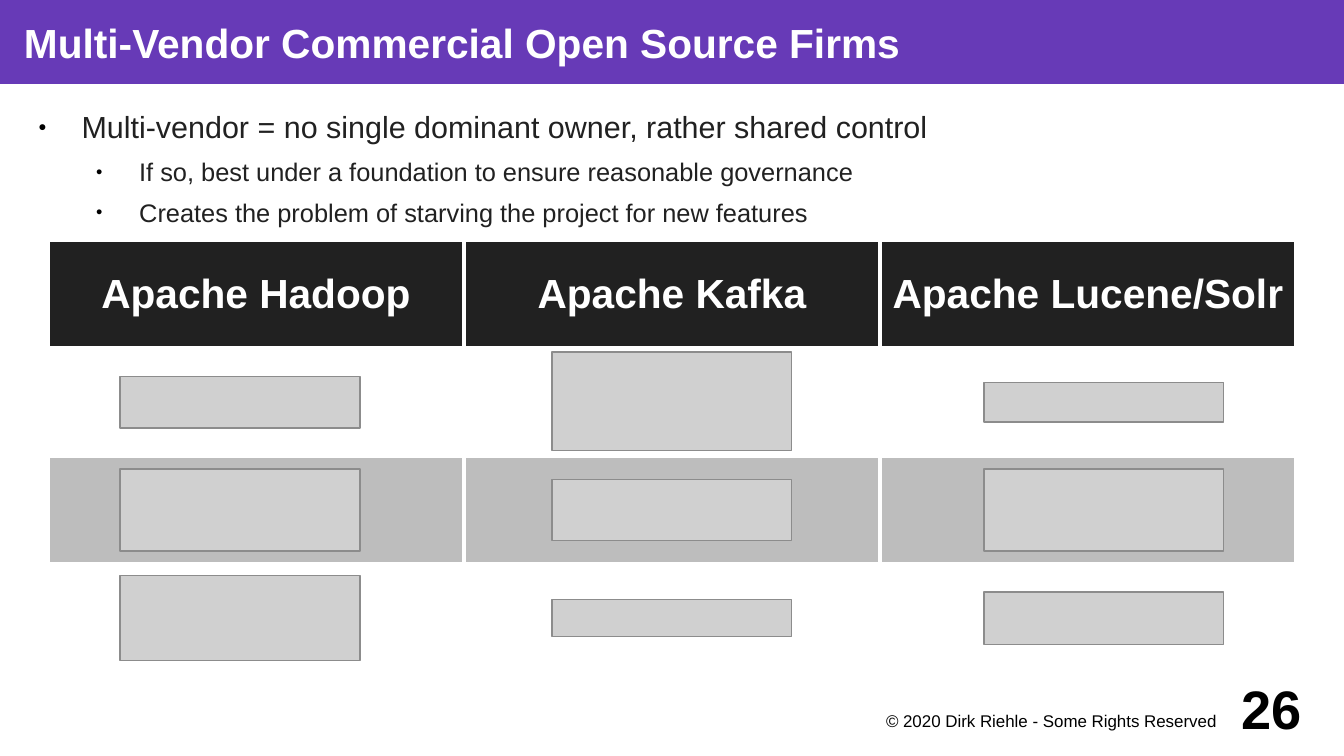
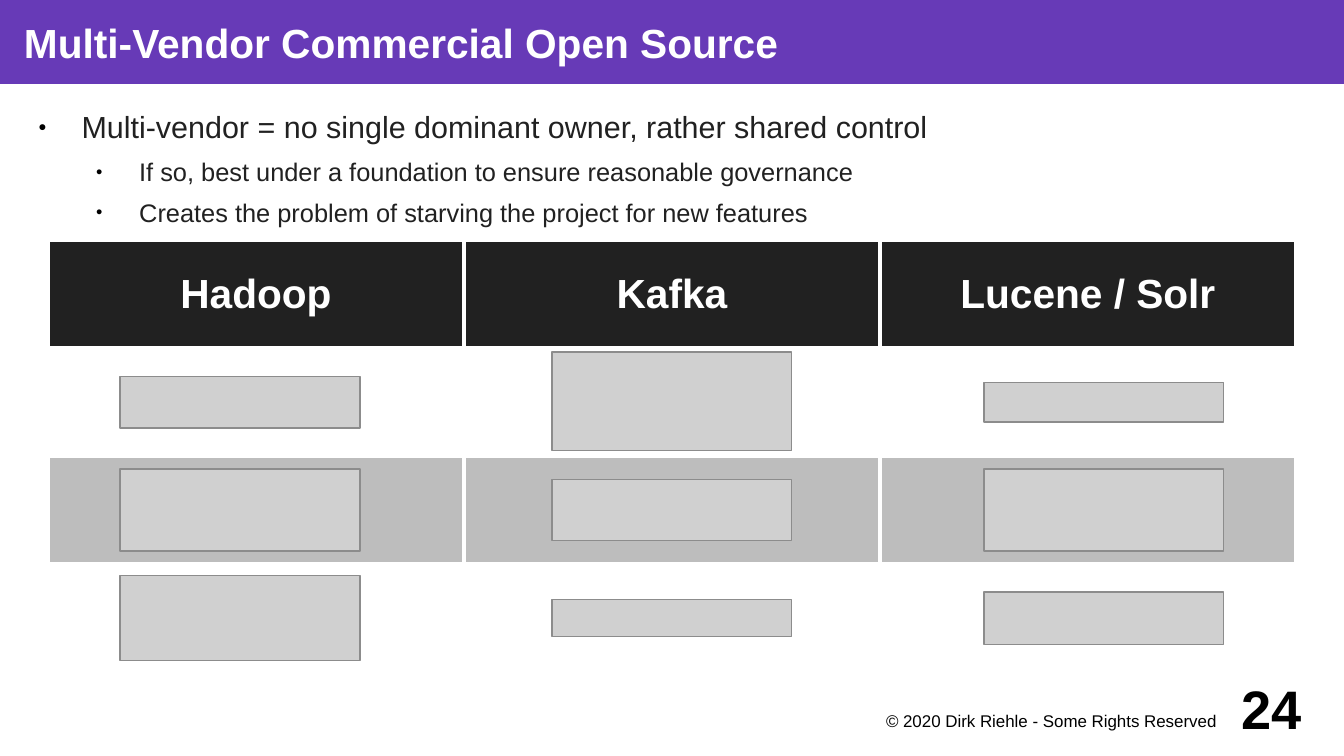
Before and after one commit to dirkriehle/coss-course, a slide deck: slide 24 of Lecture slides/COSS C03 - Commercial Open Source.odp (slide 26 before the commit). Drawn at 1344x756 pixels with LibreOffice and Linux fonts; fonts in the diff are those of the drawing; grey boxes stand for pictures. Boxes give left, top, right and bottom in pixels: in the first picture for what was removed or moved away, otherwise in the second. Text is boxed around its words. In the diff, an @@ line names an element or a change of style, - is before the commit and + after.

Commit message:
Post-talk fixes do C03 Commercial Open Source

```diff
--- a/Lecture slides/COSS C03 - Commercial Open Source.odp
+++ b/Lecture slides/COSS C03 - Commercial Open Source.odp
@@ title at <box>24,28,778,65</box>: text changed @@
-Multi-Vendor Commercial Open Source Firms
+Multi-Vendor Commercial Open Source
@@ table at <box>48,240,1295,672</box> @@
-row 1: Apache Hadoop | Apache Kafka | Apache Lucene/Solr
+row 1: Hadoop | Kafka | Lucene / Solr
@@ page number at <box>1242,691,1302,729</box>: text changed @@
-26
+24
```
Also in this commit, not shown: 20 other slides changed, 3 slides removed, 2 other files.
